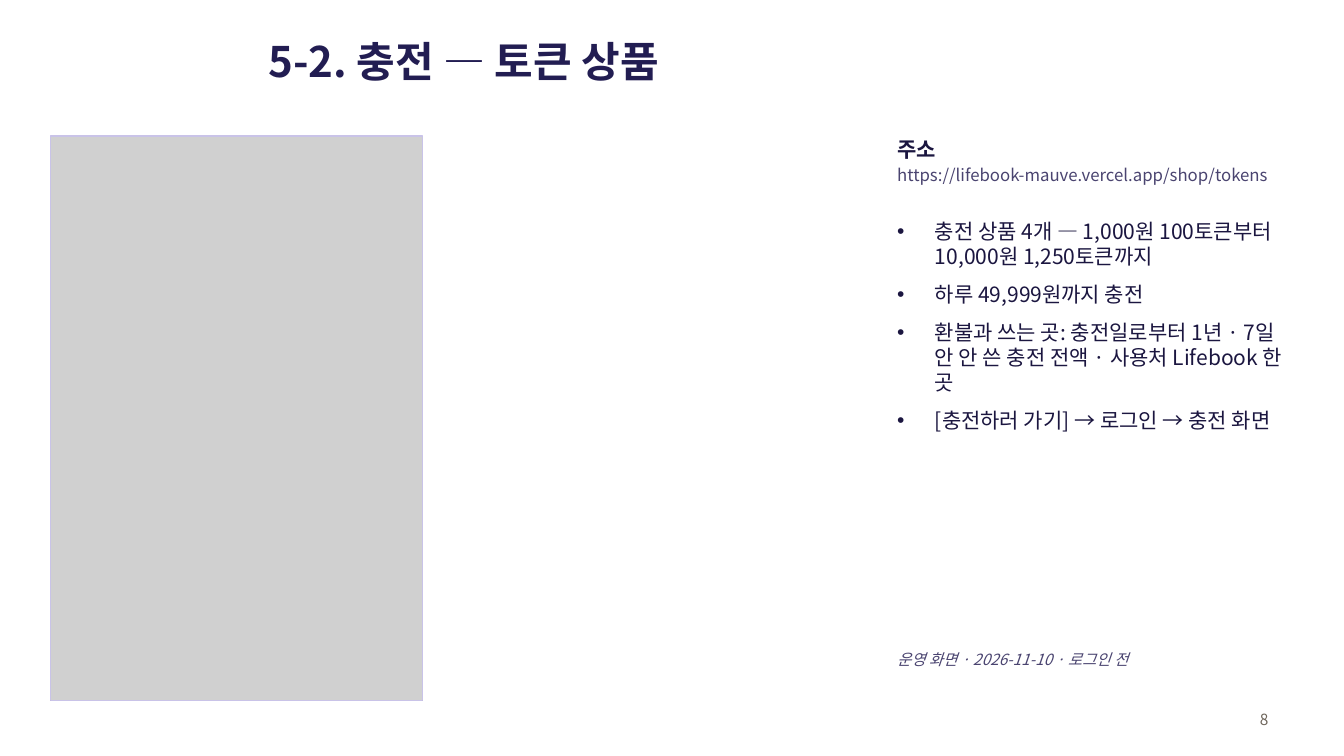
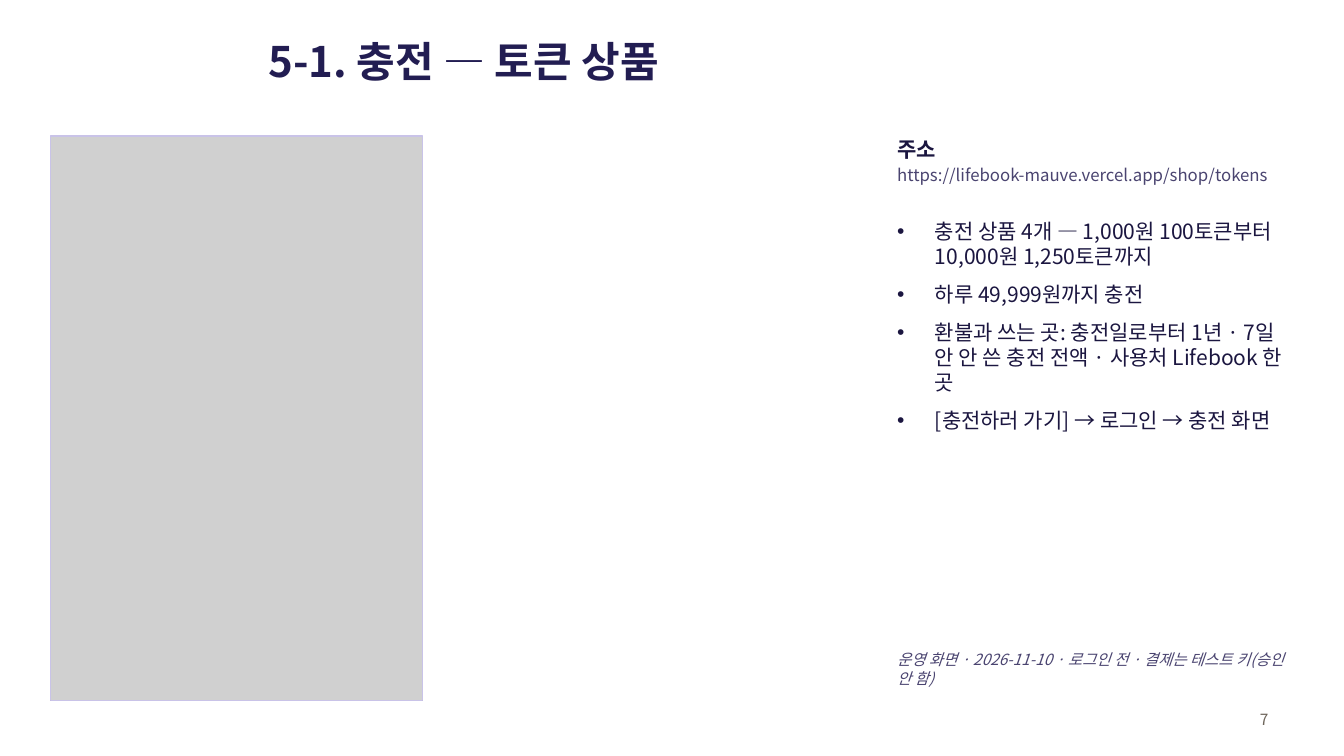
Before and after one commit to sml122900/lifebook, a slide deck: slide 7 of docs/toss/lifebook-결제경로.pptx (slide 8 before the commit). Drawn at 1344x756 pixels with LibreOffice and Linux fonts; fonts in the diff are those of the drawing; grey boxes stand for pictures. Boxes give left, top, right and bottom in pixels: in the first picture for what was removed or moved away, otherwise in the second. Text is boxed around its words. In the diff, an @@ line names an element or a change of style, - is before the commit and + after.

```diff
--- a/docs/toss/lifebook-결제경로.pptx
+++ b/docs/toss/lifebook-결제경로.pptx
@@ title at box(268, 42, 659, 81): text changed @@
-5-2. 충전 — 토큰 상품
+5-1. 충전 — 토큰 상품
@@ text at box(897, 652, 1284, 687): text changed @@
-운영 화면 · 2026-11-10 · 로그인 전
+운영 화면 · 2026-11-10 · 로그인 전 · 결제는 테스트 키(승인 안 함)
@@ page number at box(1260, 713, 1269, 725): text changed @@
-8
+7
```
Also in this commit, not shown: 8 other slides changed, 1 slide removed, 2 other files.
